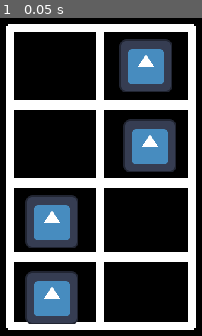
Above: before the commit, frame 1.
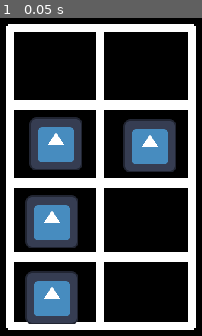
Above: after the commit, the same moment.

Repository: Access547/Computing-Project
Game: Godot game, scene res://Scenes/combat_level.tscn
The game is run twice, just before and just after one commit, with the same random seed, the same clock (stepped at 60 frames per second) and the same inputs. The engine's default icon, where the game draws it, is replaced by a stand-in: a white triangle on a blue panel in a dark square.
Inputs:
- Up to frame 1 (0.05 s): no input

The runs differ from the first frame. In frame 1, 8.6% of the frame differs, in the area x 14-86%, y 6-48%.

Commit message:
Added character name

Diff:
--- a/Scenes/combat_level.tscn
+++ b/Scenes/combat_level.tscn
@@ -14,7 +14,7 @@
 
 [node name="Character" parent="." instance=ExtResource("2_rtldx")]
 position = Vector2(226, 45)
-gridPos = Array[int]([1, 0])
+gridPos = Array[int]([0, 1])
 
 [node name="Character2" parent="." instance=ExtResource("2_rtldx")]
 position = Vector2(178, 131)
--- a/Scripts/character.gd
+++ b/Scripts/character.gd
@@ -3,3 +3,4 @@
 
 
 @export var gridPos: Array[int]
+@export var charName: String
--- a/Scripts/combat_level.gd
+++ b/Scripts/combat_level.gd
@@ -34,12 +34,19 @@
 
 
 #A function to get the position of the grid, perhaps a bit cleaner than typing grid[x][y][key]
-func getGridPos(x: int, y: int, key: String):
+func getGridPos(x: int, y: int, key: String) -> Variant:
 	return grid[x][y][key]
 
 #A function to set the position of a tile in the grid, perhaps a bit cleaner than typing grid[x][y][key] = dwa
 func setGridPos(x: int, y: int, key: String, value):
 	grid[x][y][key] = value
+
+func GetCharacterGridPosAsString(character) -> String:
+	return str(character.gridPos[0], character.gridPos[1])
+
+func GetCharacterGrosPosAsVector(character) -> Vector2:
+	return Vector2(character.gridPos[0], character.gridPos[1])
+
 
 
 #Function used to construct the grid at combat start.
@@ -49,8 +56,8 @@
 		#Update grid to contain character. This already lookin a bit messy
 		if getGridPos(characters[i].gridPos[0], characters[i].gridPos[1], "character") == null:
 			setGridPos(characters[i].gridPos[0], characters[i].gridPos[1], "character", characters[i])
-			MoveCharacter(i) #Moves current character
+			MoveCharacter(characters[i]) #Moves current character
 
 
 func MoveCharacter(character) -> void:
-	characters[character].position = get_node(str(characters[character].gridPos[0], characters[character].gridPos[1])).position
+	character.position = get_node(GetCharacterGridPosAsString(character)).position
